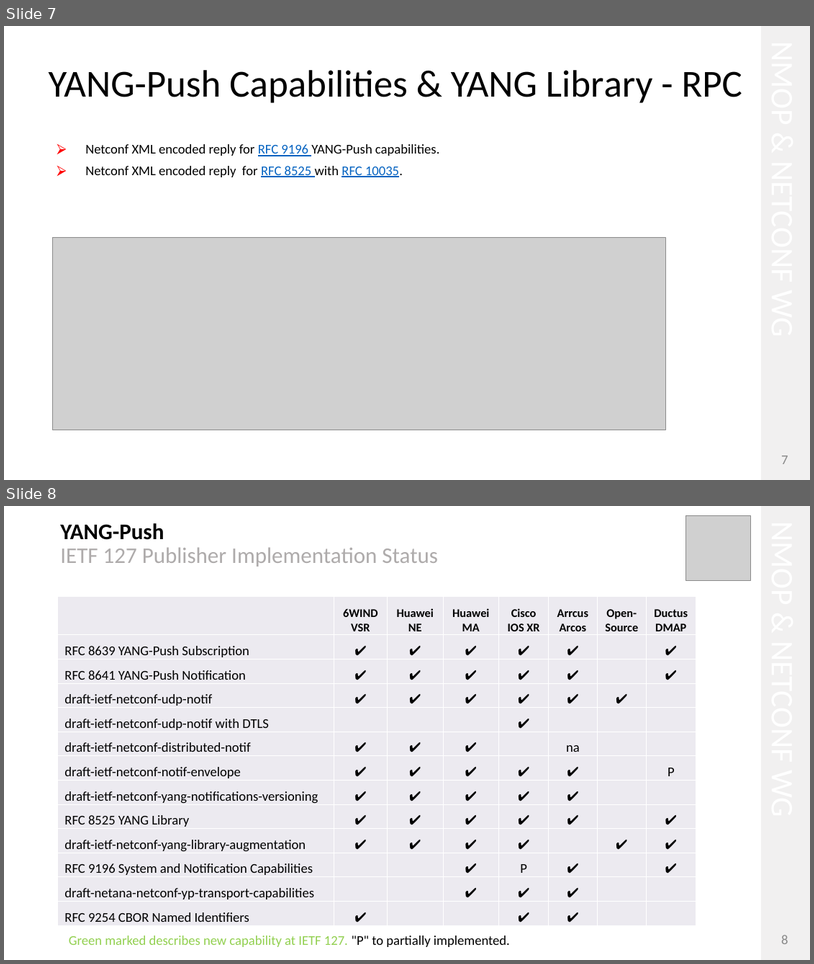
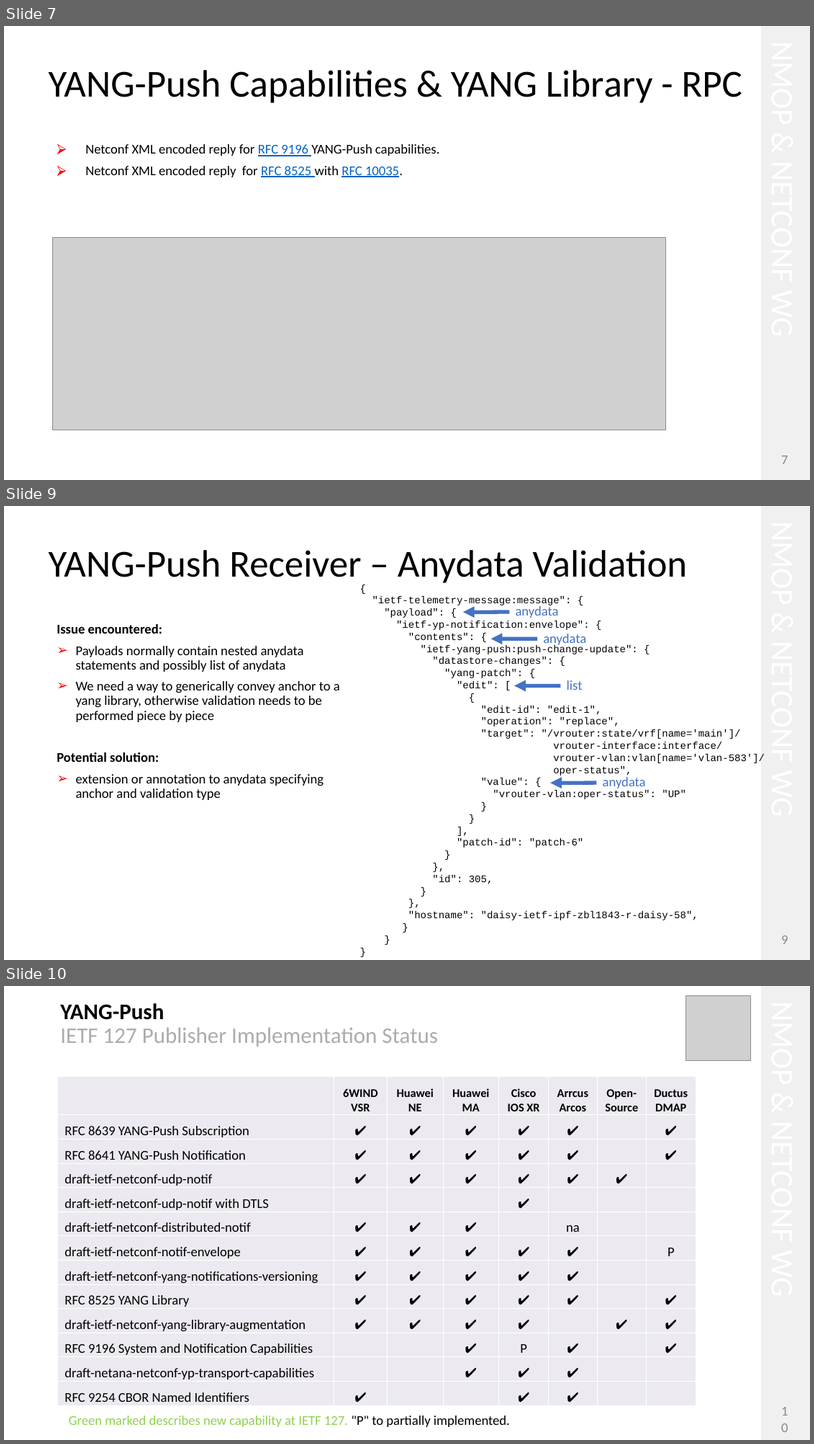
Before and after one commit to network-analytics/ietf-network-analytics-document-status, a slide deck: 127/Hackathon/ietf-127-hackathon-validate-e2e-yp-message-broker.pptx. Shown one above the other, each under a label of ours: slides 7 and 8 before the commit, slides 7, 9 and 10 after it; the slides between them are not shown. The pictures are 814x964 and 814x1444 pixels, drawn with LibreOffice and Linux fonts; fonts in the diff are those of the drawing; grey boxes stand for pictures. Boxes give left, top, right and bottom in pixels: in the first picture for what was removed or moved away, otherwise in the second. Text is boxed around its words. In the diff, an @@ line names an element or a change of style, - is before the commit and + after.

```diff
--- a/127/Hackathon/ietf-127-hackathon-validate-e2e-yp-message-broker.pptx
+++ b/127/Hackathon/ietf-127-hackathon-validate-e2e-yp-message-broker.pptx
@@ slide 9 added at (4, 506, 810, 960), background #FFFFFF @@
@@ rectangle added at (761, 506, 810, 960), fill #F1F0F0 @@
@@ title added at (49, 550, 688, 583), 45.3 pt, text #000000 @@
+YANG-Push Receiver – Anydata Validation
@@ text added at (373, 596, 765, 920), 12 pt, text #000000 @@
+{
+"ietf-telemetry-message:message": {
+"payload": {
+"ietf-yp-notification:envelope": {
+"contents": {
+"ietf-yang-push:push-change-update": {
+"datastore-changes": {
+"yang-patch": {
+"edit": [
+{
+"edit-id": "edit-1",
+"operation": "replace",
+"target": "/vrouter:state/vrf[name='main']/
+vrouter-interface:interface/
+vrouter-vlan:vlan[name='vlan-583']/
+oper-status",
+"value": {
+"vrouter-vlan:oper-status": "UP"
+}
+}
+],
+"patch-id": "patch-6"
+}
+},
+"id": 305,
+}
+},
+"hostname": "daisy-ietf-ipf-zbl1843-r-daisy-58",
+}
+}
+}
@@ arrow added from (509, 612) to (463, 612), #4472C4 4.5 pt @@
@@ text added at (516, 605, 559, 618), 16 pt, text #4472C4 @@
+anydata
@@ text added at (57, 624, 340, 800), 16 pt, text #000000 @@
+Issue encountered:
+➢ Payloads normally contain nested anydata statements and possibly list of anydata
+➢ We need a way to generically convey anchor to a yang library, otherwise validation needs to be performed piece by piece
+Potential solution:
+➢ extension or annotation to anydata specifying anchor and validation type
@@ text added at (543, 633, 586, 646), 16 pt, text #4472C4 @@
+anydata
@@ arrow added from (538, 638) to (491, 638), #4472C4 4.5 pt @@
@@ arrow added from (561, 686) to (514, 686), #4472C4 4.5 pt @@
@@ text added at (567, 680, 583, 690), 16 pt, text #4472C4 @@
+list
@@ text added at (764, 754, 802, 755), 37.3 pt, text #FFFFFF @@
+NMOP & NETCONF WG
@@ arrow added from (597, 782) to (551, 782), #4472C4 4.5 pt @@
@@ text added at (603, 777, 646, 790), 16 pt, text #4472C4 @@
+anydata
@@ page number added at (782, 935, 788, 944), 16 pt, text #888888 @@
+9
@@ what was slide 8 is now slide 10 @@
@@ page number at (782, 1414, 788, 1424): text changed @@
-8
+10
```
Also in this commit, not shown: 1 other slide added, 1 other file.
